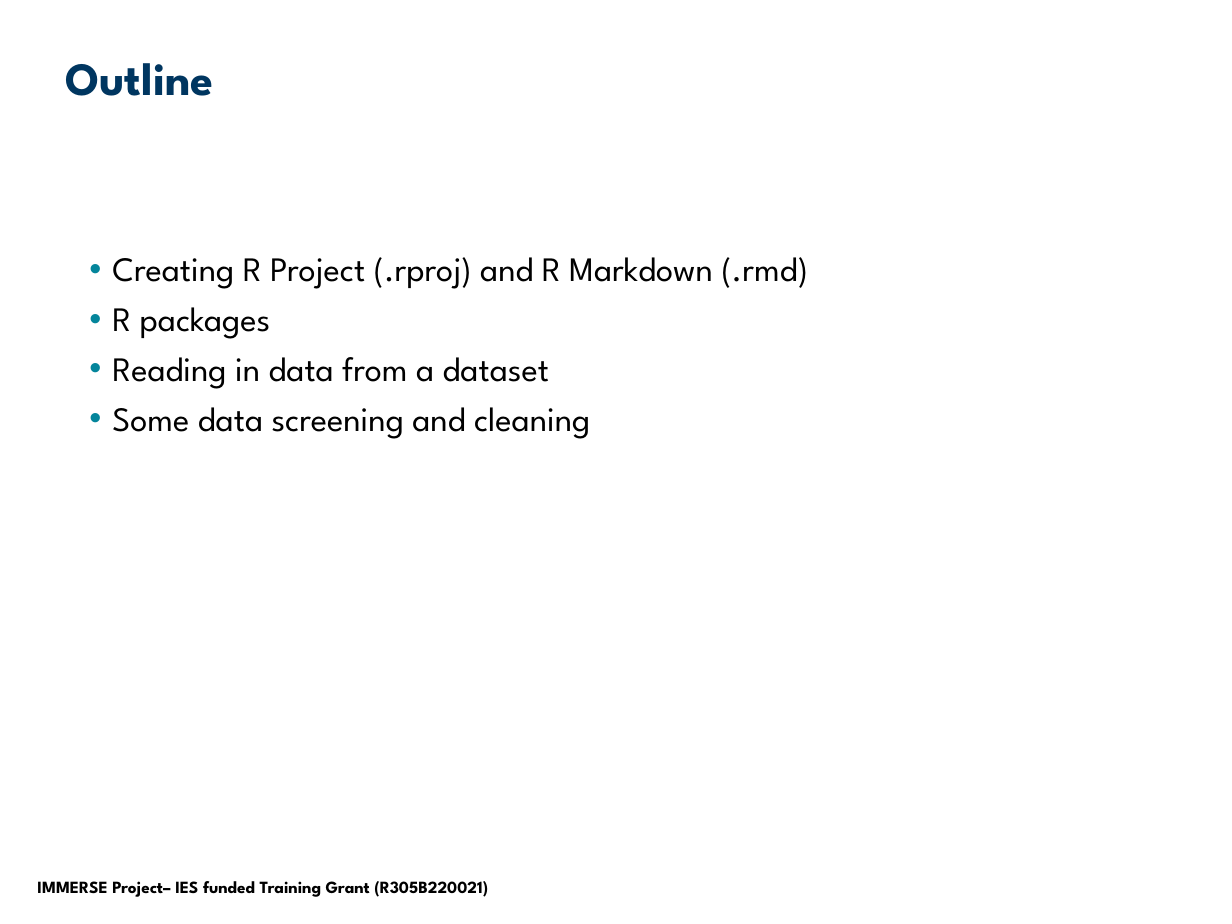
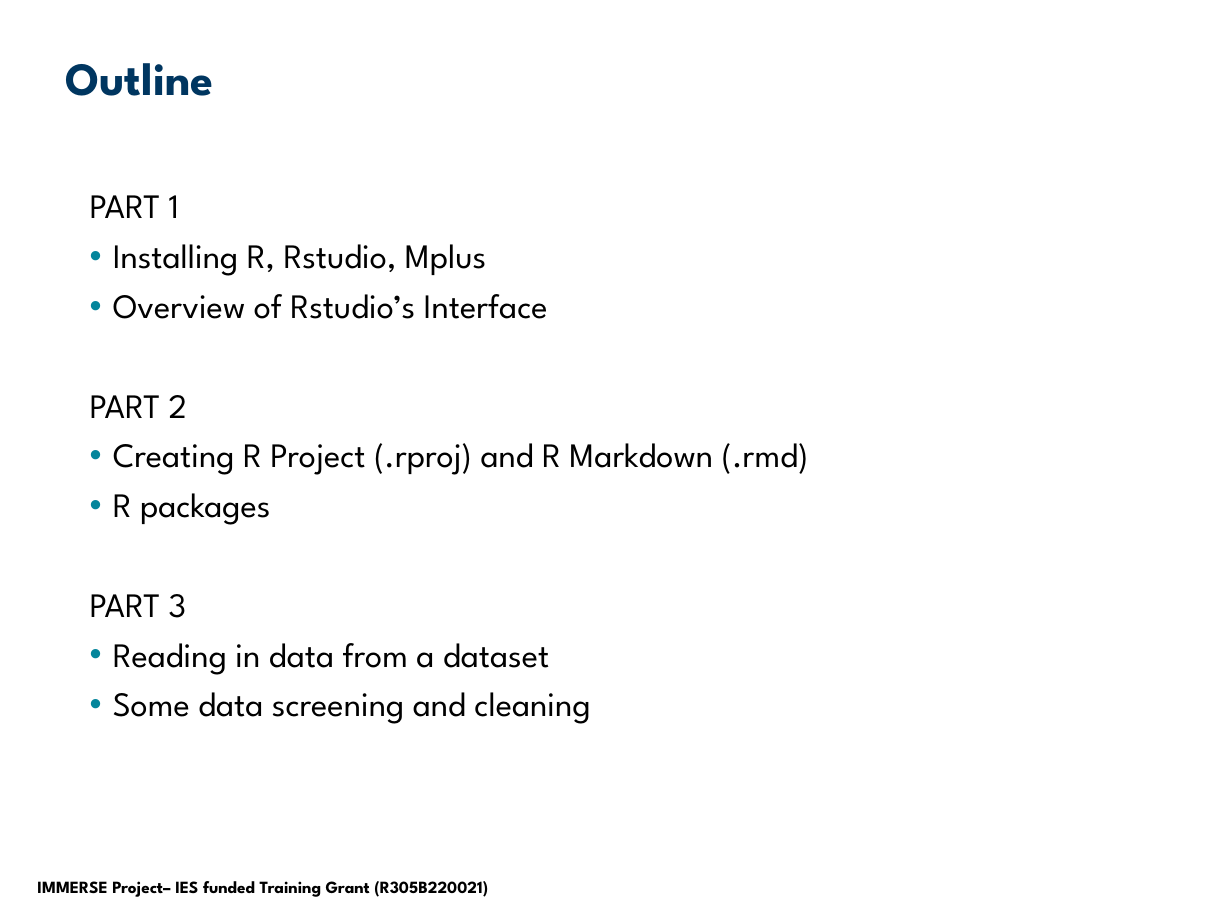
Before and after one commit to dinanajiarch/intro_to_rstudio, a slide deck: slide 2 of Introduction to R.pptx. Drawn at 1232x924 pixels with LibreOffice and Linux fonts; fonts in the diff are those of the drawing; background and template pictures are left out. Boxes give left, top, right and bottom in pixels: in the first picture for what was removed or moved away, otherwise in the second. Text is boxed around its words. In the diff, an @@ line names an element or a change of style, - is before the commit and + after.

Commit message:
updated markdown

```diff
--- a/Introduction to R.pptx
+++ b/Introduction to R.pptx
@@ text "PART 1": place and size @@
-text "PART 1" at <box>112,257,808,439</box>
+text "PART 1" at <box>90,195,809,724</box>
@@ text at <box>90,195,548,418</box>: paragraphs added @@
+PART 1
+• Installing R, Rstudio, Mplus
+• Overview of Rstudio’s Interface
+PART 2
@@ text at <box>90,594,187,618</box>: paragraph added @@
+PART 3
```
Also in this commit, not shown: 3 other files.
